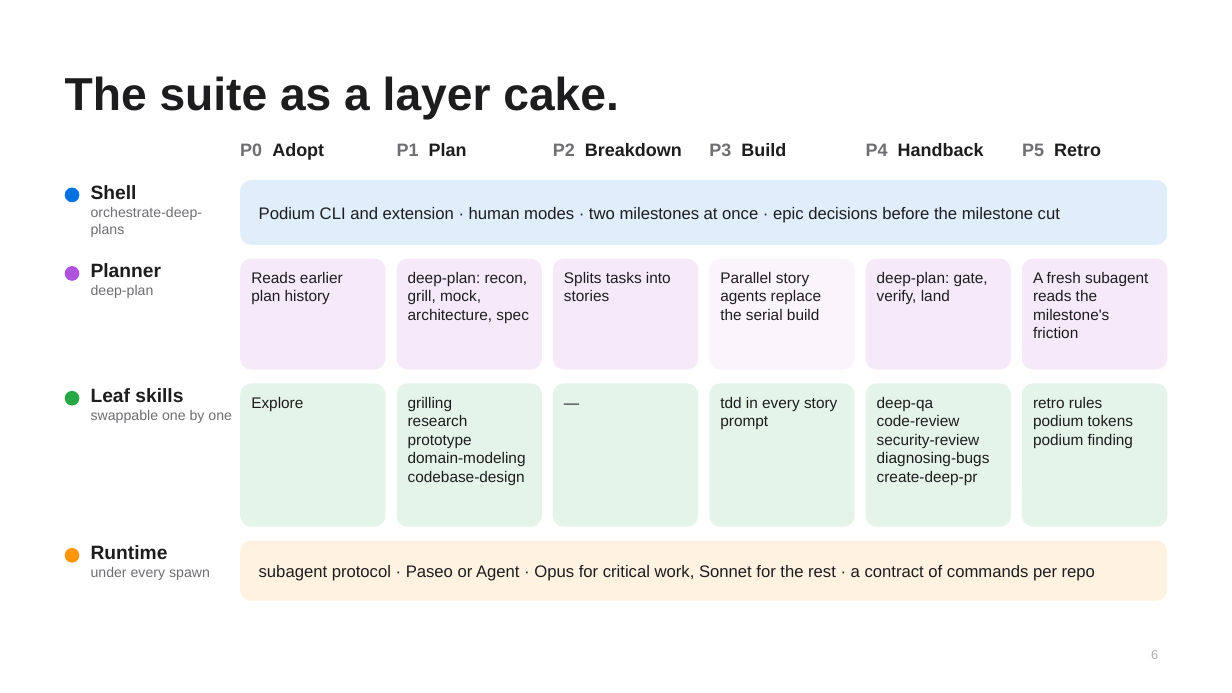
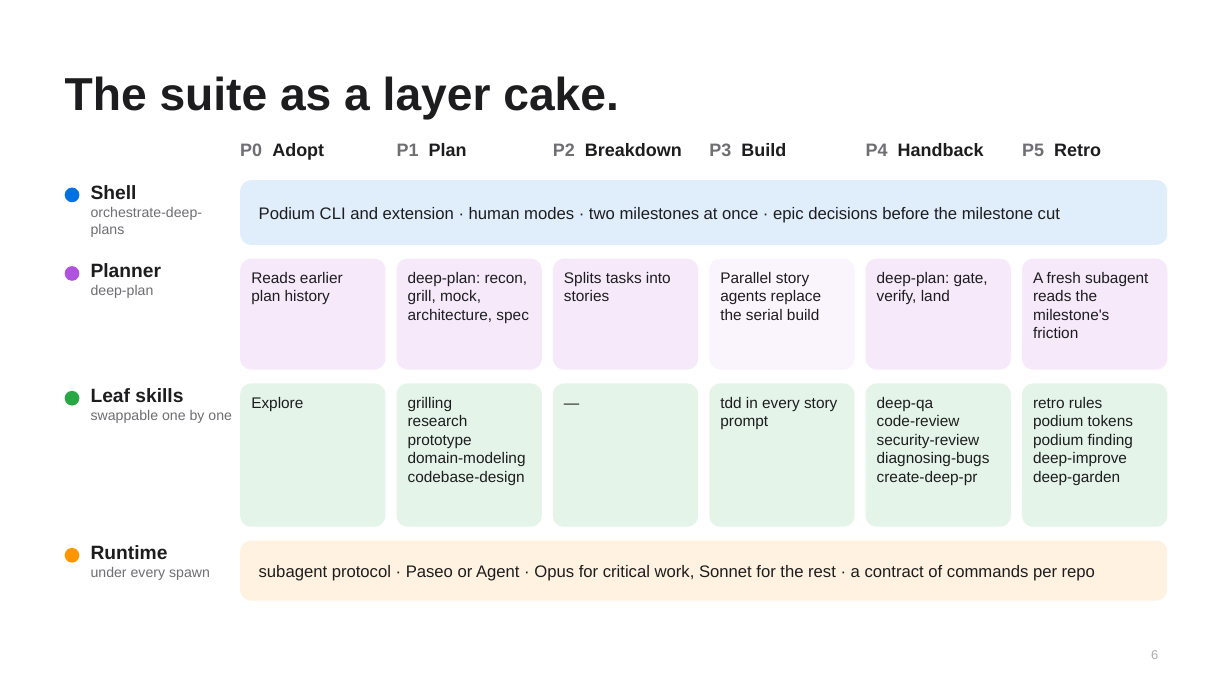
Before and after one commit to warriv93/podium-dashboard, a slide deck: slide 6 of docs/podium-deck.pptx. Drawn at 1232x693 pixels with LibreOffice and Linux fonts; fonts in the diff are those of the drawing. Boxes give left, top, right and bottom in pixels: in the first picture for what was removed or moved away, otherwise in the second. Text is boxed around its words. In the diff, an @@ line names an element or a change of style, - is before the commit and + after.

```diff
--- a/docs/podium-deck.pptx
+++ b/docs/podium-deck.pptx
@@ text at (x1=1033, y1=452, x2=1127, y2=485): paragraphs added @@
+deep-improve
+deep-garden
```
Also in this commit, not shown: 5 other slides changed, 2 slides added, 3 other files.
